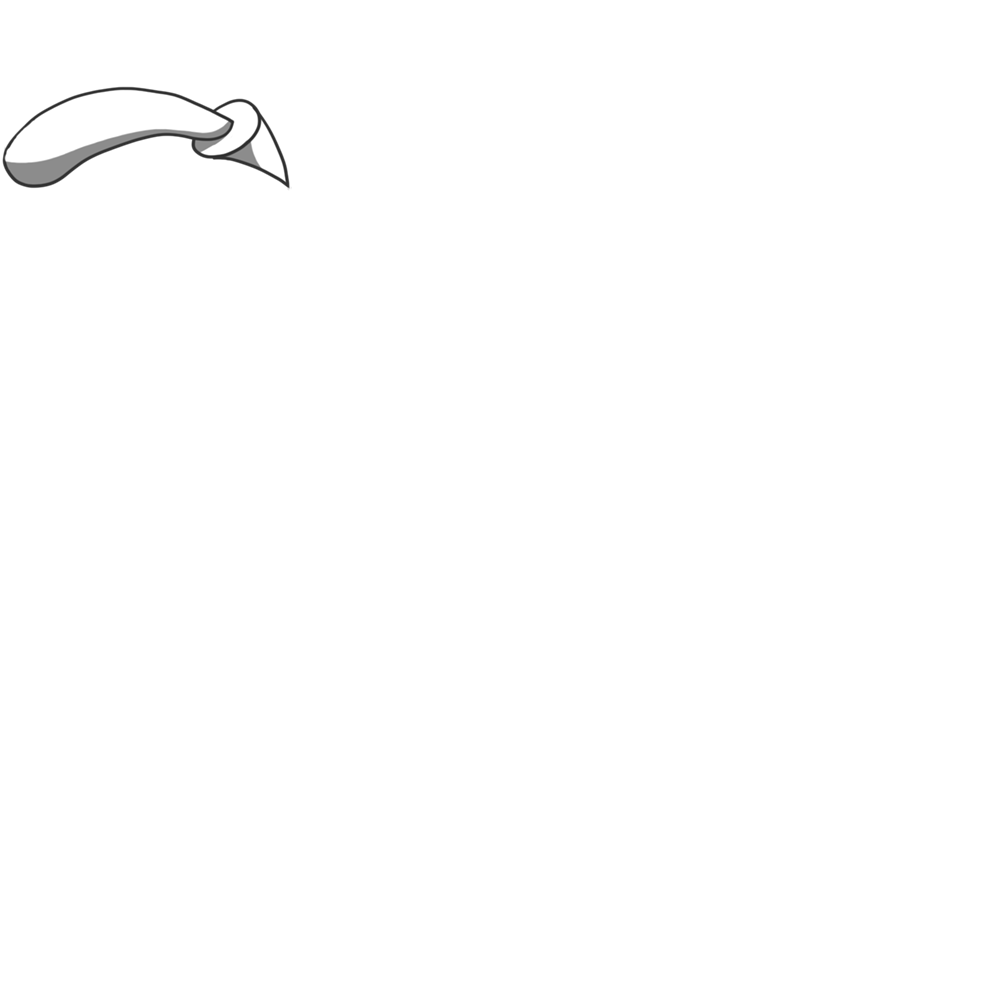
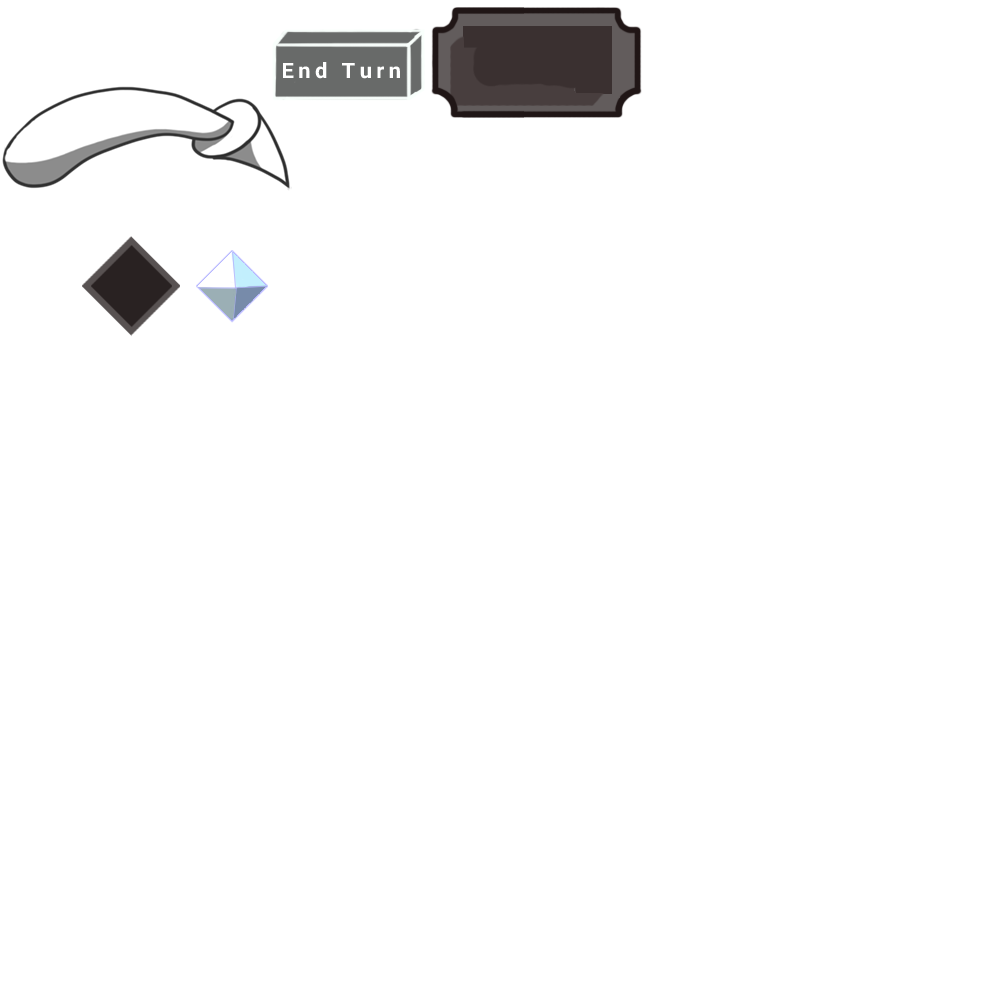
The second 1000×1000 image is a revision of the first. Changes to its layers:
added layer "End Turn" above "Layer 5 copy 2" over [272, 28, 425, 100]
added layer "Layer 5 copy 2" above "Layer 7 copy" over [431, 7, 642, 118]
added layer "Layer 7 copy" above "Layer 7" over [196, 250, 268, 323]
added layer "Layer 7" above "Layer 6" over [91, 245, 172, 328]
added layer "Layer 6" above "Layer 2" over [82, 236, 180, 337]
